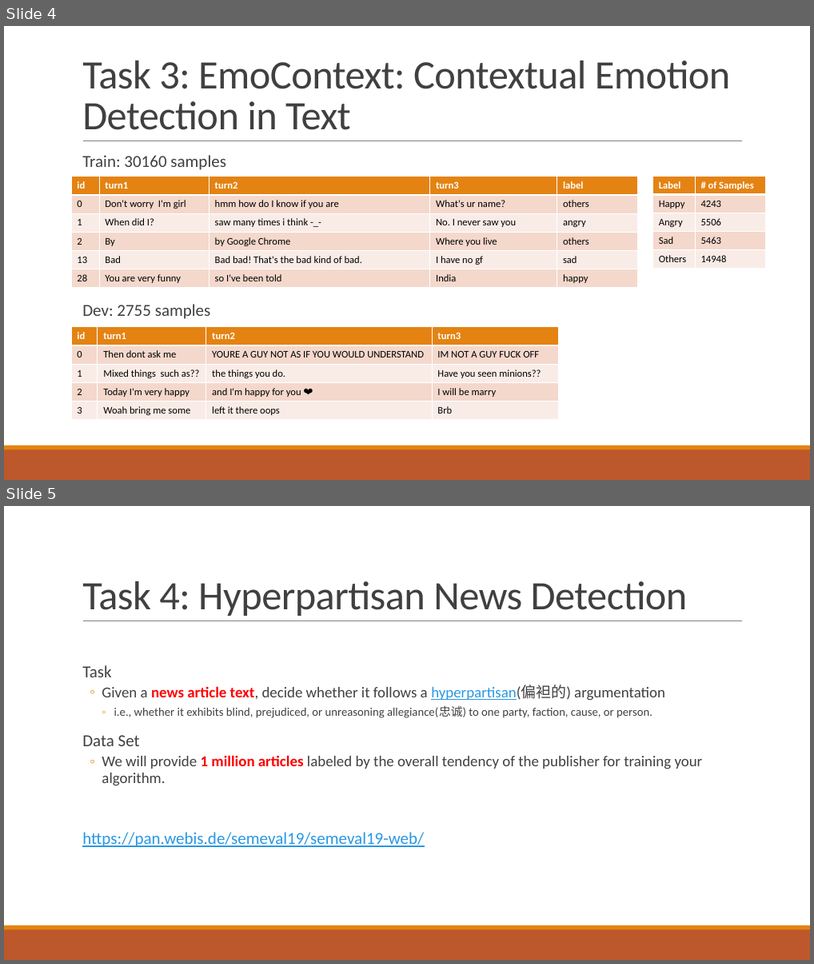
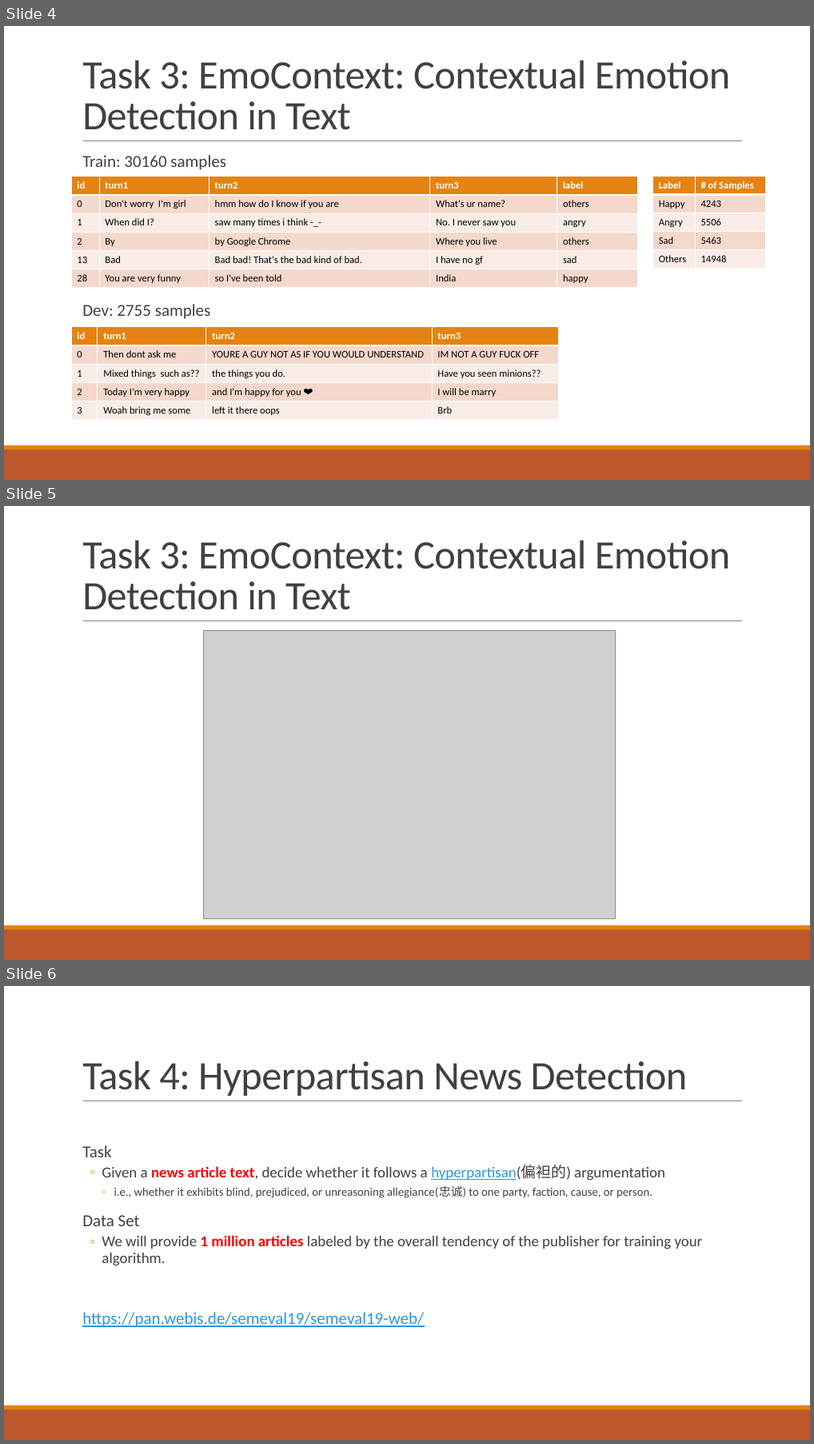
Before and after one commit to liangxh/grad, a slide deck: [报告] SemEval 2019.pptx. Shown one above the other, each under a label of ours: slides 4 and 5 before the commit, slides 4, 5 and 6 after it. The pictures are 814x964 and 814x1444 pixels, drawn with LibreOffice and Linux fonts; fonts in the diff are those of the drawing; grey boxes stand for pictures. Boxes give left, top, right and bottom in pixels: in the first picture for what was removed or moved away, otherwise in the second. Text is boxed around its words. In the diff, an @@ line names an element or a change of style, - is before the commit and + after.

```diff
--- a/[报告] SemEval 2019.pptx
+++ b/[报告] SemEval 2019.pptx
@@ slide 5 added at (4, 506, 810, 960), background #FFFFFF; not listed: 3 template elements that a slide beside it also shows @@
@@ title added at (82, 540, 731, 610), 48 pt, text #404040 @@
+Task 3: EmoContext: Contextual Emotion Detection in Text
@@ picture added at (203, 630, 615, 918) @@
@@ what was slide 5 is now slide 6 @@
```
Also in this commit, not shown: 18 other files.
